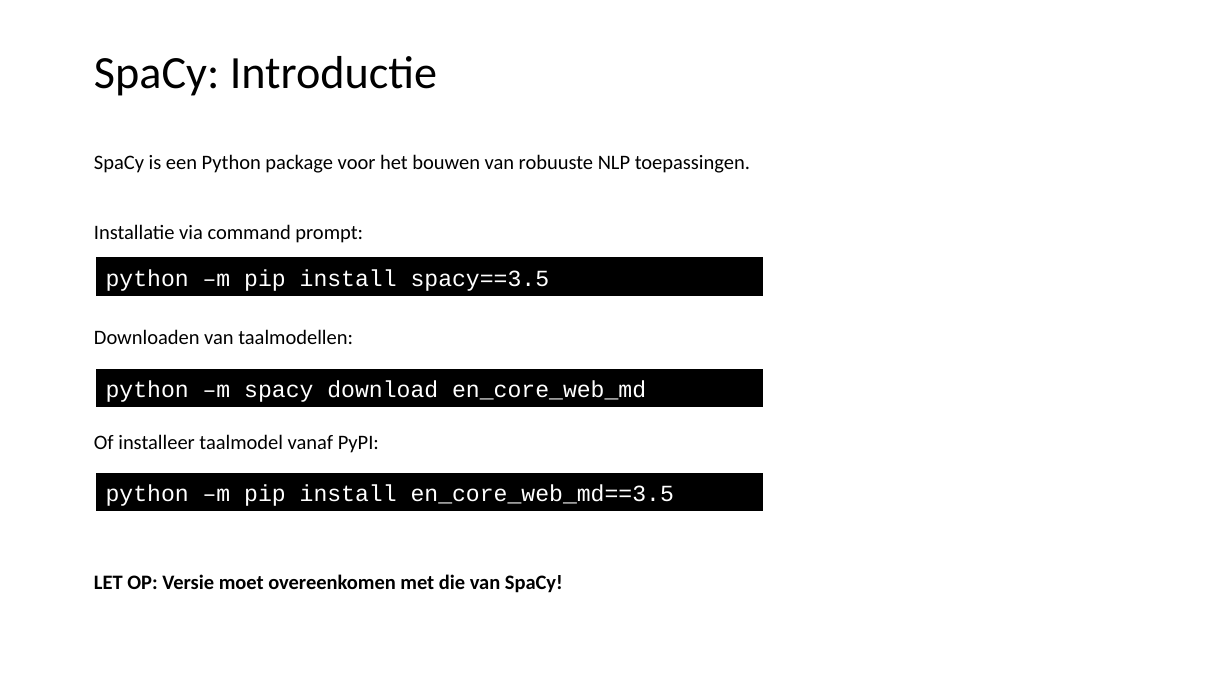
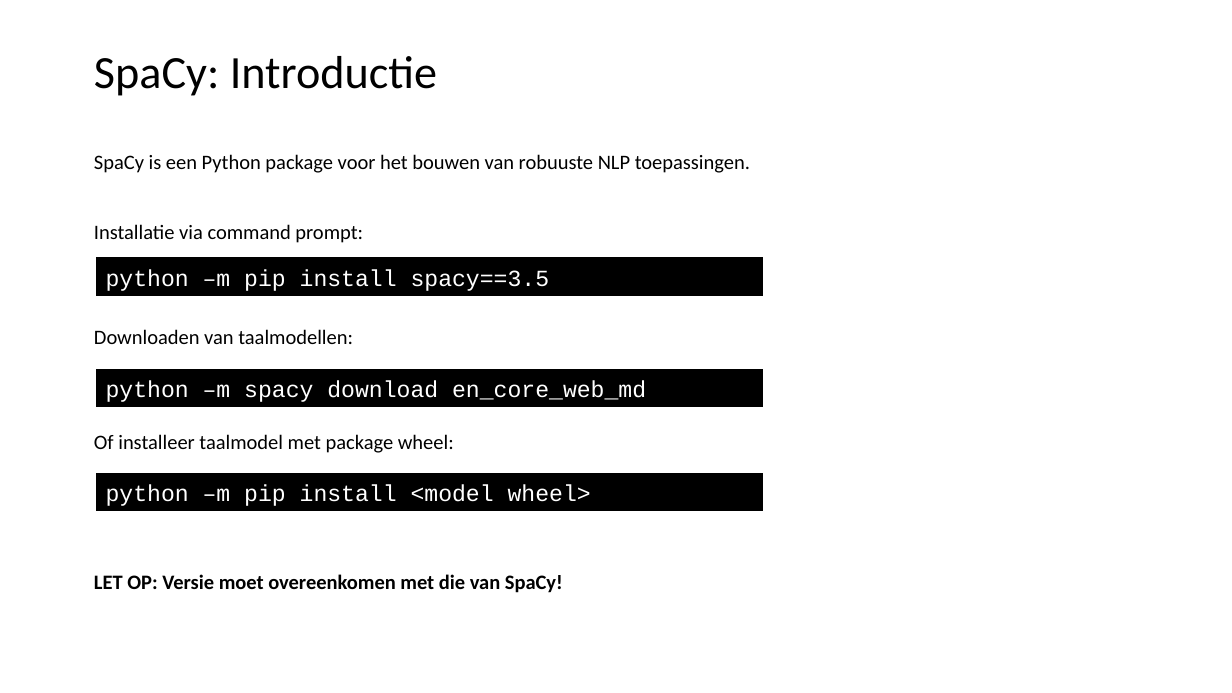
Before and after one commit to LFKoning/knowledge-sharing, a slide deck: slide 27 of python_trainees/5_nlp/python_traineeship_5.pptx. Drawn at 1232x693 pixels with LibreOffice and Linux fonts; fonts in the diff are those of the drawing. Boxes give left, top, right and bottom in pixels: in the first picture for what was removed or moved away, otherwise in the second. Text is boxed around its words. In the diff, an @@ line names an element or a change of style, - is before the commit and + after.

Commit message:
Update Spacy download links Python trainees

```diff
--- a/python_trainees/5_nlp/python_traineeship_5.pptx
+++ b/python_trainees/5_nlp/python_traineeship_5.pptx
@@ text at <box>94,434,454,453</box>: text changed @@
-Of installeer taalmodel vanaf PyPI:
+Of installeer taalmodel met package wheel:
@@ text in rectangle at <box>106,484,591,506</box>: text changed @@
-python –m pip install en_core_web_md==3.5
+python –m pip install <model wheel>
```
Also in this commit, not shown: 2 other files.
